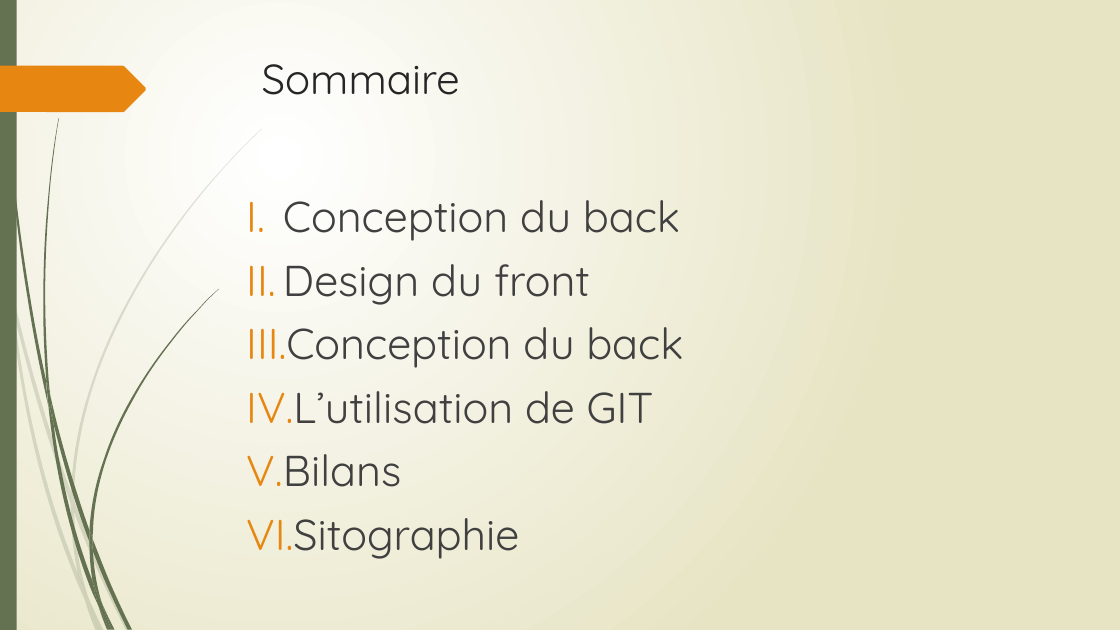
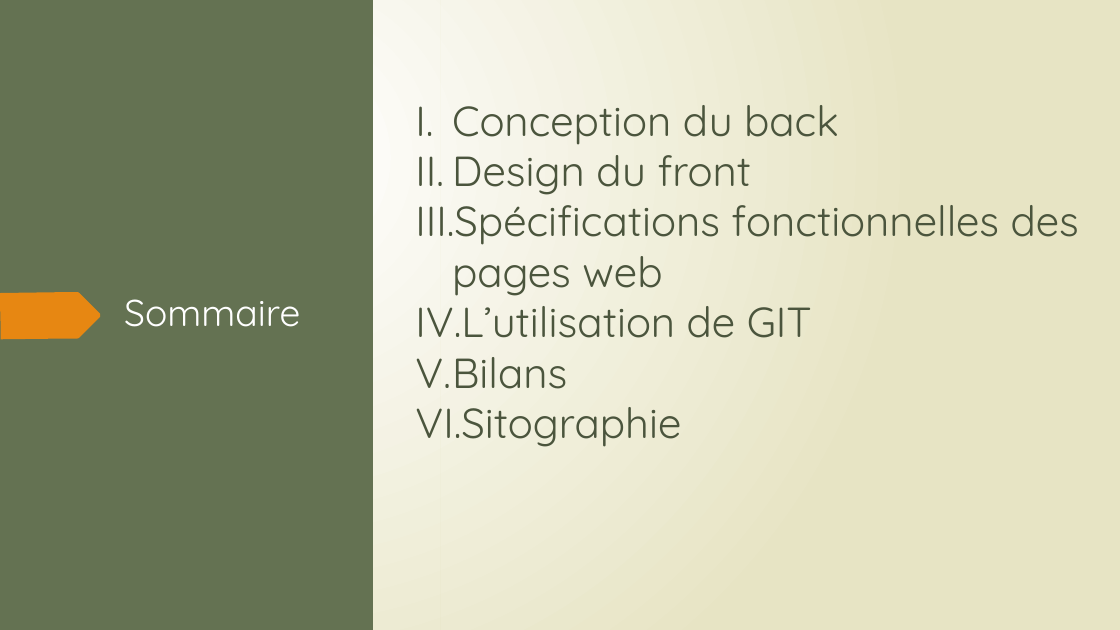
Before and after one commit to CocoNoireaux/Projet-Web, a slide deck: slide 2 of WebDynamique.pptx. Drawn at 1120x630 pixels with LibreOffice and Linux fonts; fonts in the diff are those of the drawing. Boxes give left, top, right and bottom in pixels: in the first picture for what was removed or moved away, otherwise in the second. Text is boxed around its words. In the diff, an @@ line names an element or a change of style, - is before the commit and + after.

```diff
--- a/WebDynamique.pptx
+++ b/WebDynamique.pptx
@@ rectangle added at bbox=[0, 0, 373, 630], fill #647252 @@
@@ rectangle added at bbox=[440, 0, 1120, 630], fill gradient #FFFFFF to #E8E6C4 @@
@@ text "Conception du back": place and size @@
-text "Conception du back" at bbox=[246, 200, 683, 559]
+text "Conception du back" at bbox=[415, 105, 1079, 447]
@@ text at bbox=[415, 105, 839, 447]: size 37 to 36 pt, text colour #404040 to #4B563E in "Conception du back", "Design du front", "L’utilisation de GIT", "Bilans" and 1 more places; less space between paragraphs @@
@@ text at bbox=[415, 193, 1079, 296]: text changed; size 37 to 36 pt; text colour #404040 to #4B563E @@
-III. Conception du back
+III. Spécifications fonctionnelles des pages web
@@ freeform shape added at bbox=[0, 292, 101, 339], fill #E78712 @@
@@ title "Sommaire": place and size @@
-title "Sommaire" at bbox=[262, 64, 460, 95]
+title "Sommaire" at bbox=[124, 299, 300, 327]
@@ title "Sommaire" at bbox=[124, 299, 300, 327]: size 36 to 32 pt, text colour #262626 to #FFFFFF @@
@@ group removed at bbox=[9, 129, 262, 600]: 5 freeform shapes @@
@@ group removed at bbox=[43, 118, 218, 607]: 7 freeform shapes @@
```
Also in this commit, not shown: 4 other slides changed.
